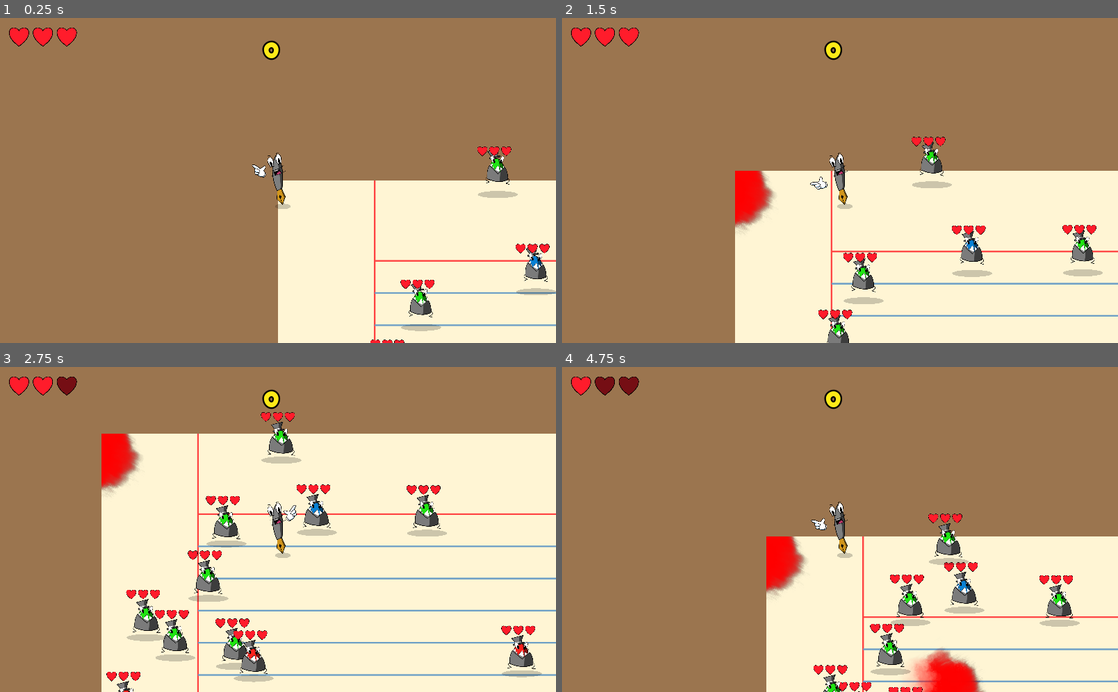
Above: before the commit, frames 1-4 (two rows, left to right).
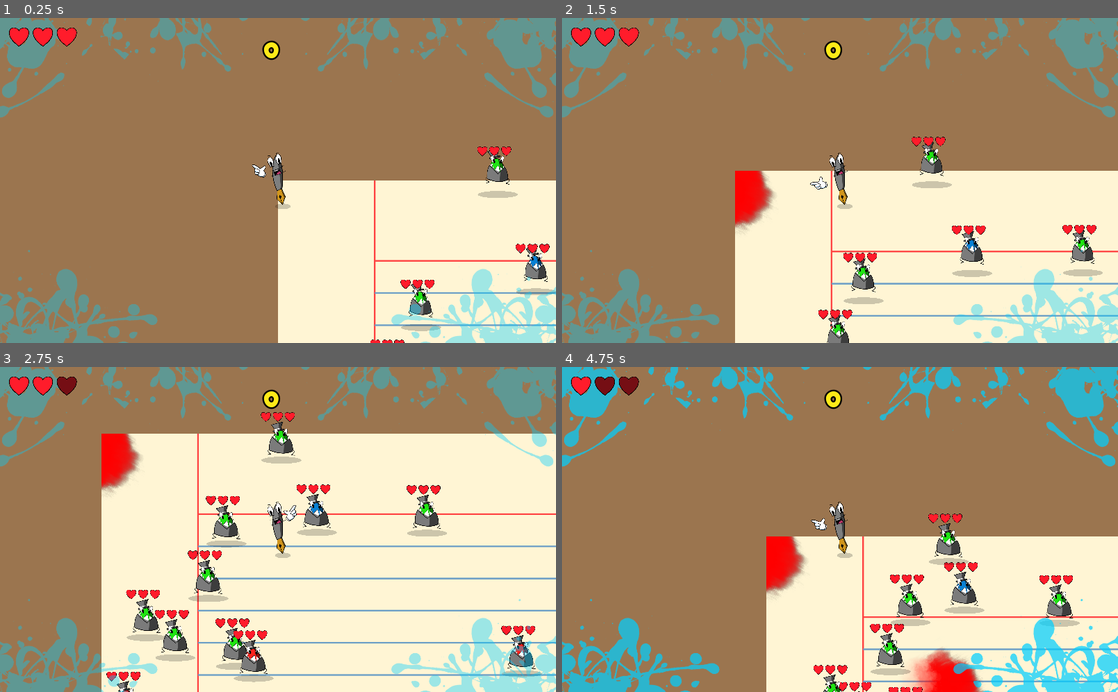
Above: after the commit, the same moments.

Repository: kevinlights/chromatic-fever
Game: Godot game, scene res://Game.tscn
Two runs of this game, one before a commit and one after it. Both use one fixed random seed, a clock stepped at 60 frames per second and the inputs below.
Inputs (mouse positions are in pixels of both pictures, inside the frame that each line leads up to):
- Up to frame 1 (0.25 s): no input
- Up to frame 2 (1.5 s): move the mouse to (962, 164) at 0.52 s; hold Right (ui_right) 0.53-1.28 s; hold Right mouse button (clic_droit) 0.53-1.28 s; move the mouse to (728, 196) at 1.27 s; hold Down (ui_down) from 1.28 s (still down); click (728, 196) at 1.35 s
- Up to frame 3 (2.75 s): move the mouse to (333, 458) at 2.02 s; release Down (ui_down) at 2.03 s; hold Right (ui_right) from 2.03 s (still down); hold Right mouse button (clic_droit) from 2.03 s (still down)
- Up to frame 4 (4.75 s): move the mouse to (812, 594) at 2.77 s; release Right (ui_right) at 2.78 s; release Right mouse button (clic_droit) at 2.78 s; hold Up (ui_up) 2.78-3.53 s; click (812, 594) at 2.85 s; move the mouse to (1006, 578) at 3.52 s; hold Right mouse button (clic_droit) 3.53-4.28 s; hold Left (ui_left) from 3.53 s (still down); move the mouse to (673, 480) at 4.27 s; click (673, 480) at 4.35 s

The runs differ from the first frame. In frame 1, 9.4% of the frame differs, in the area x 0-100%, y 0-100%; in frame 2, 9.5%; in frame 3, 9.5%; in frame 4, 9.7%.
Error before the commit: Trying to assign value of type 'Node2D' to a variable of type 'KinematicBody2D'. (res://HUD/Score.gd:3)
Error after the commit: Trying to assign value of type 'KinematicBody2D' to a variable of type 'Sprite'. (res://HUD/LesCadres.gd:4)

Commit message:
m

Diff:
--- a/HUD/HUD.tscn
+++ b/HUD/HUD.tscn
@@ -1,25 +1,27 @@
-[gd_scene load_steps=17 format=2]
+[gd_scene load_steps=19 format=2]
 
 [ext_resource path="res://HUD/HUD.gd" type="Script" id=1]
-[ext_resource path="res://HUD/font/riffic.otf" type="DynamicFontData" id=2]
-[ext_resource path="res://HUD/DefeatMessage.gd" type="Script" id=3]
-[ext_resource path="res://HUD/LifeBar.gd" type="Script" id=4]
-[ext_resource path="res://HUD/Images/heart_full.png" type="Texture" id=5]
-[ext_resource path="res://HUD/Heart.gd" type="Script" id=6]
-[ext_resource path="res://HUD/font/score_font.tres" type="DynamicFont" id=7]
-[ext_resource path="res://HUD/Score.gd" type="Script" id=8]
-[ext_resource path="res://HUD/combo_wave.shader" type="Shader" id=9]
-[ext_resource path="res://Sounds/music_sources/tainted_world.wav" type="AudioStream" id=10]
-[ext_resource path="res://Sounds/music_sources/pigmented_world.wav" type="AudioStream" id=11]
-[ext_resource path="res://Sounds/music_sources/colourful_world.wav" type="AudioStream" id=12]
-[ext_resource path="res://Sounds/music_sources/chromatic_world.wav" type="AudioStream" id=13]
+[ext_resource path="res://HUD/LesCadres.gd" type="Script" id=2]
+[ext_resource path="res://Assets/cadre.png" type="Texture" id=3]
+[ext_resource path="res://HUD/font/riffic.otf" type="DynamicFontData" id=4]
+[ext_resource path="res://HUD/DefeatMessage.gd" type="Script" id=5]
+[ext_resource path="res://HUD/LifeBar.gd" type="Script" id=6]
+[ext_resource path="res://HUD/Images/heart_full.png" type="Texture" id=7]
+[ext_resource path="res://HUD/Heart.gd" type="Script" id=8]
+[ext_resource path="res://HUD/font/score_font.tres" type="DynamicFont" id=9]
+[ext_resource path="res://HUD/Score.gd" type="Script" id=10]
+[ext_resource path="res://HUD/combo_wave.shader" type="Shader" id=11]
+[ext_resource path="res://Sounds/music_sources/tainted_world.wav" type="AudioStream" id=12]
+[ext_resource path="res://Sounds/music_sources/pigmented_world.wav" type="AudioStream" id=13]
+[ext_resource path="res://Sounds/music_sources/colourful_world.wav" type="AudioStream" id=14]
+[ext_resource path="res://Sounds/music_sources/chromatic_world.wav" type="AudioStream" id=15]
 
 [sub_resource type="DynamicFont" id=1]
 size = 60
-font_data = ExtResource( 2 )
+font_data = ExtResource( 4 )
 
 [sub_resource type="ShaderMaterial" id=2]
-shader = ExtResource( 9 )
+shader = ExtResource( 11 )
 shader_param/wave_scale = Vector2( 0.005, 0.002 )
 shader_param/wave_speed = 10.0
 shader_param/rainbow_scale = Vector3( 1, 1, 1 )
@@ -27,10 +29,28 @@
 
 [sub_resource type="DynamicFont" id=3]
 size = 30
-font_data = ExtResource( 2 )
+font_data = ExtResource( 4 )
 
 [node name="HUD" type="CanvasLayer"]
 script = ExtResource( 1 )
+
+[node name="LesCadres" type="Node2D" parent="."]
+position = Vector2( 520.702, 306.327 )
+scale = Vector2( 0.550637, 0.584232 )
+script = ExtResource( 2 )
+
+[node name="Cadre2" type="Sprite" parent="LesCadres"]
+modulate = Color( 0, 0.811765, 1, 0.611765 )
+position = Vector2( -27.8274, 14.3411 )
+scale = Vector2( 1.0796, 1.0796 )
+texture = ExtResource( 3 )
+
+[node name="Cadre" type="Sprite" parent="LesCadres"]
+modulate = Color( 0, 0.811765, 1, 0.611765 )
+position = Vector2( -27.8274, 14.3411 )
+scale = Vector2( 1.0796, 1.0796 )
+texture = ExtResource( 3 )
+flip_h = true
 
 [node name="CenterContainer" type="CenterContainer" parent="."]
 anchor_right = 1.0
--- /dev/null
+++ b/HUD/LesCadres.gd
@@ -0,0 +1,20 @@
+extends Node2D
+
+onready var global = get_node("/root/Global")
+onready var player : Sprite = get_node("/root/Game/Player")
+# Declare member variables here. Examples:
+# var a = 2
+# var b = "text"
+var time_start = 0
+
+# Called when the node enters the scene tree for the first time.
+func _ready():
+	$Cadre.modulate = global.colors[1]
+	$Cadre2.modulate = global.colors[1]
+	pass # Replace with function body.
+
+# Called every frame. 'delta' is the elapsed time since the previous frame.
+func _process(delta):
+	var alpha = ((sin(OS.get_ticks_msec()*0.005)+1)*0.5)*0.5+0.25
+	$Cadre.modulate.a = alpha
+	$Cadre2.modulate.a = alpha
Binary file added: Assets/cadre.png
Not shown, added: Assets/cadre.png.import
Not shown: 4 places in HUD/HUD.tscn that only renumber resources
